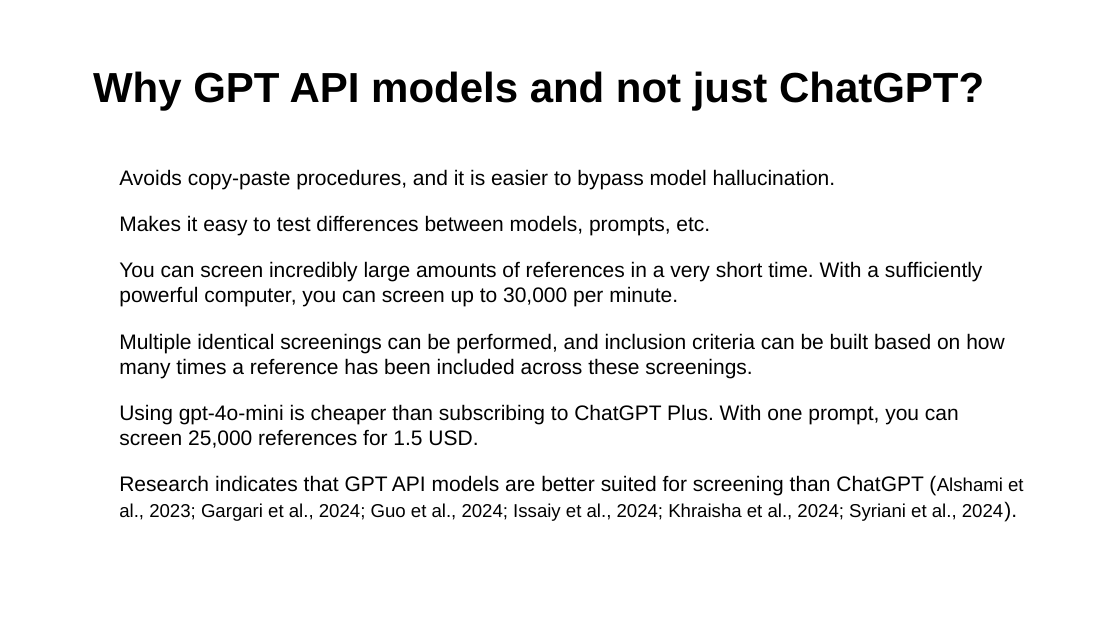
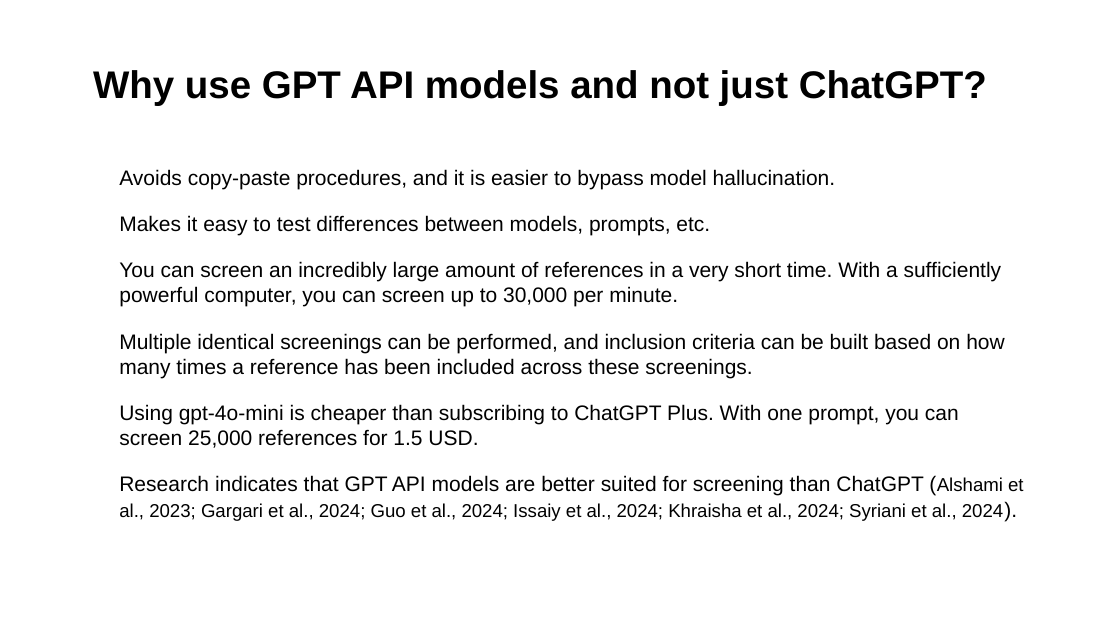
Before and after one commit to MikkelVembye/SRMA-SIG-presentation, a slide deck: slide 4 of SRMA SIG presentation 2024 .potx.pptx. Drawn at 1120x630 pixels with LibreOffice and Linux fonts; fonts in the diff are those of the drawing; background and template pictures are left out. Boxes give left, top, right and bottom in pixels: in the first picture for what was removed or moved away, otherwise in the second. Text is boxed around its words. In the diff, an @@ line names an element or a change of style, - is before the commit and + after.

```diff
--- a/SRMA SIG presentation 2024 .potx.pptx
+++ b/SRMA SIG presentation 2024 .potx.pptx
@@ title at <box>93,70,987,106</box>: text changed; size 36 to 33 pt @@
-Why GPT API models and not just ChatGPT?
+Why use GPT API models and not just ChatGPT?
@@ text at <box>119,261,1002,307</box>: text changed @@
-• You can screen incredibly large amounts of references in a very short time. With a sufficiently powerful computer, you can screen up to 30,000 per minute.
+• You can screen an incredibly large amount of references in a very short time. With a sufficiently powerful computer, you can screen up to 30,000 per minute.
```
Also in this commit, not shown: 8 other slides changed, 2 slides added, 1 slide removed.
